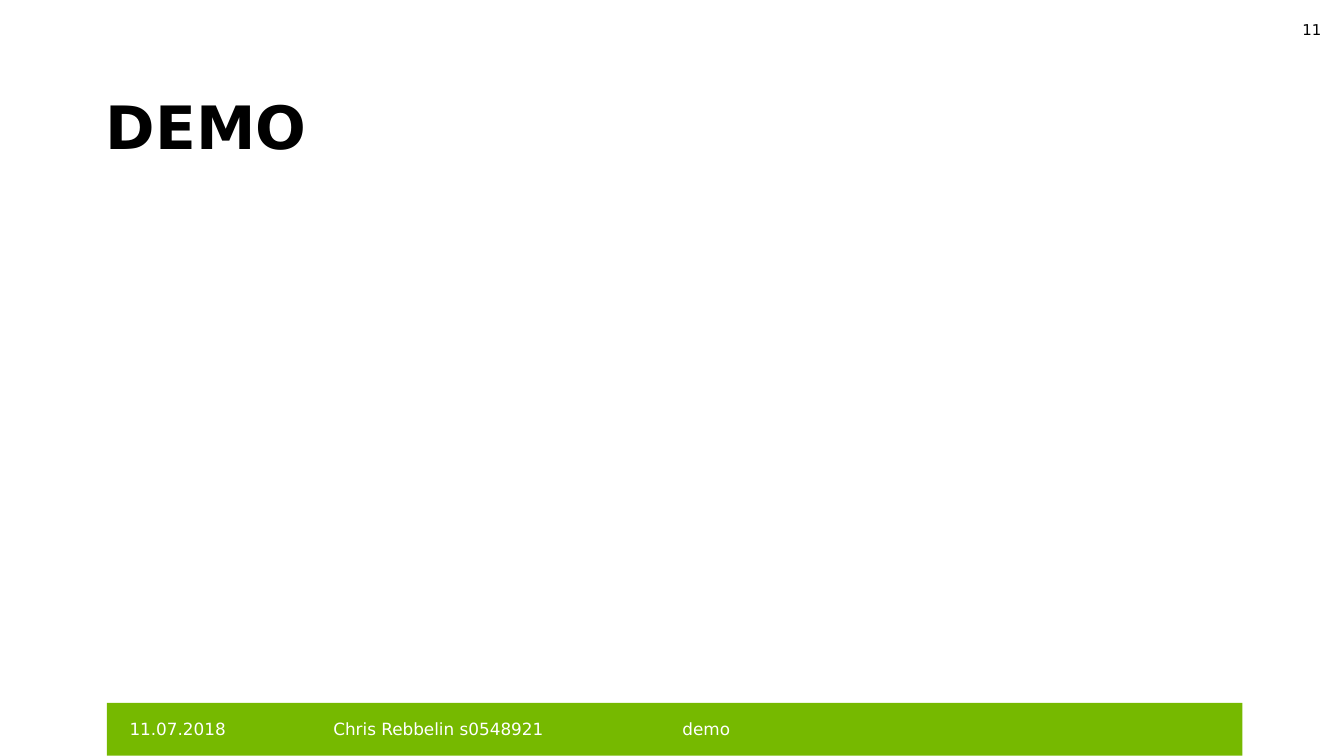
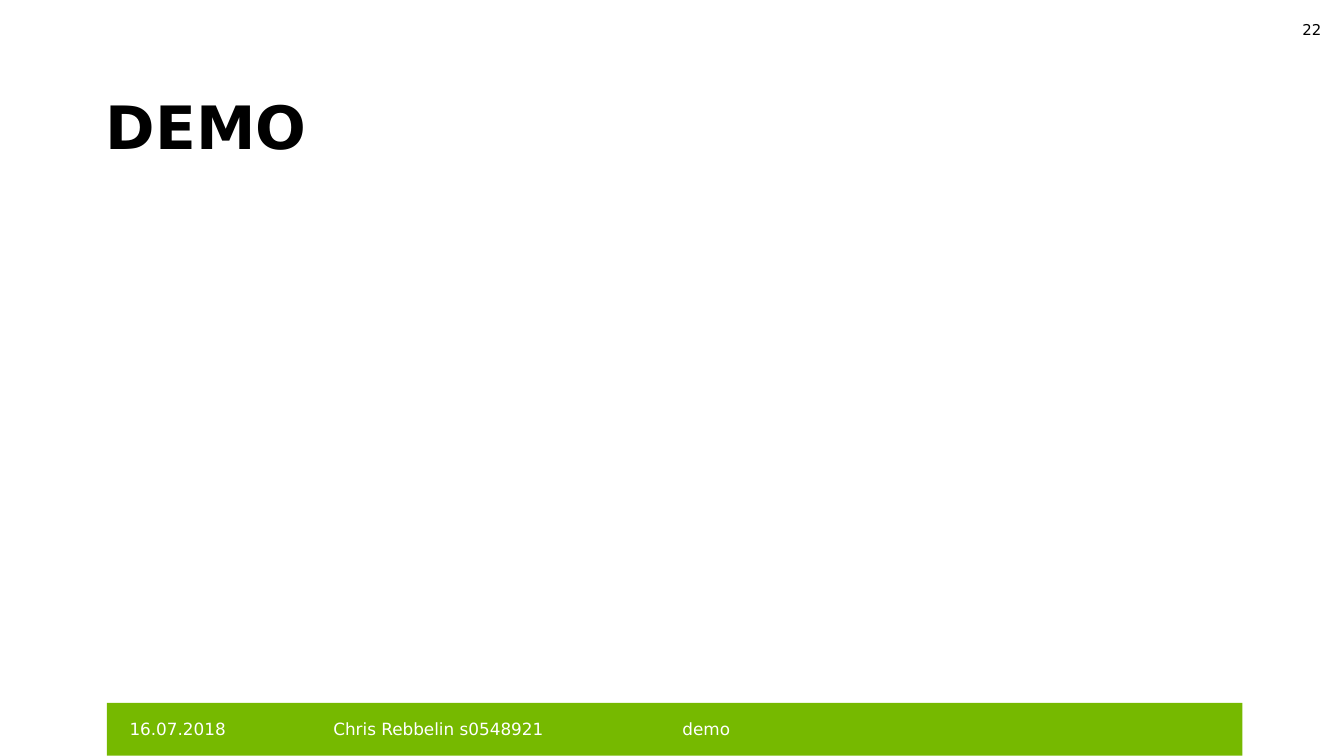
Before and after one commit to HeleleF/cnnProjUni, a slide deck: slide 22 of beleggg.pptx (slide 11 before the commit). Drawn at 1344x756 pixels with LibreOffice and Linux fonts; fonts in the diff are those of the drawing; background and template pictures are left out. Boxes give left, top, right and bottom in pixels: in the first picture for what was removed or moved away, otherwise in the second. Text is boxed around its words. In the diff, an @@ line names an element or a change of style, - is before the commit and + after.

```diff
--- a/beleggg.pptx
+++ b/beleggg.pptx
@@ page number at <box>1302,24,1321,35</box>: text changed @@
-11
+22
@@ text at <box>130,722,226,736</box>: text changed @@
-11.07.2018
+16.07.2018
```
Also in this commit, not shown: 10 other slides changed, 11 slides added, 1 other file.
